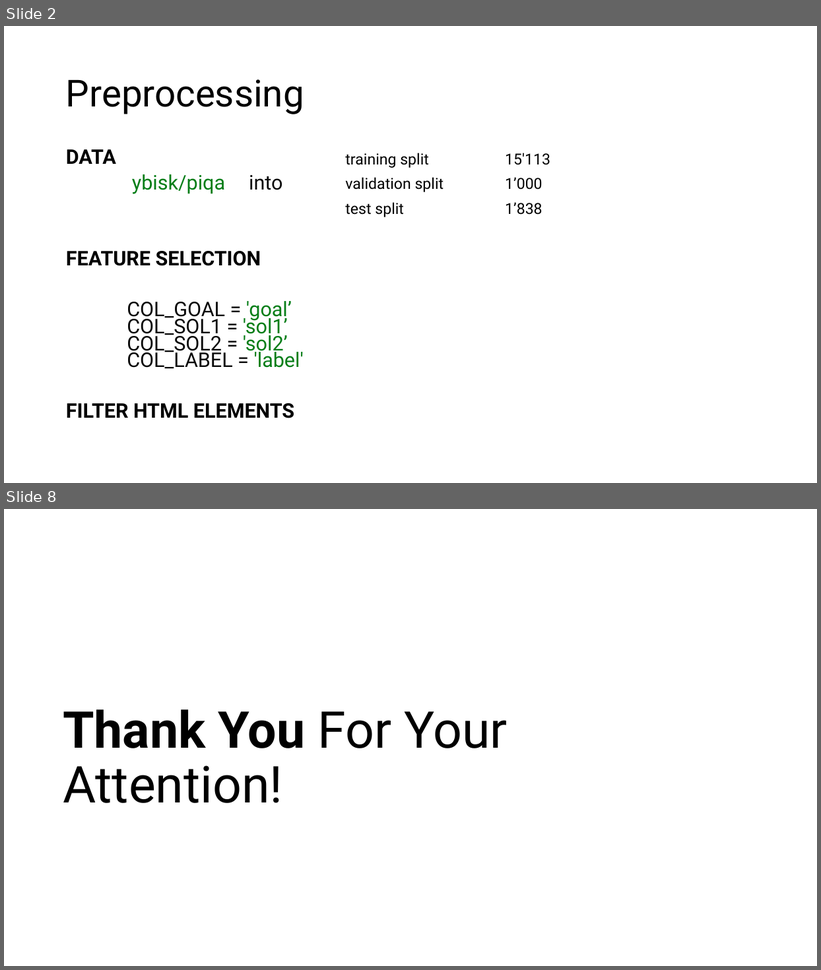
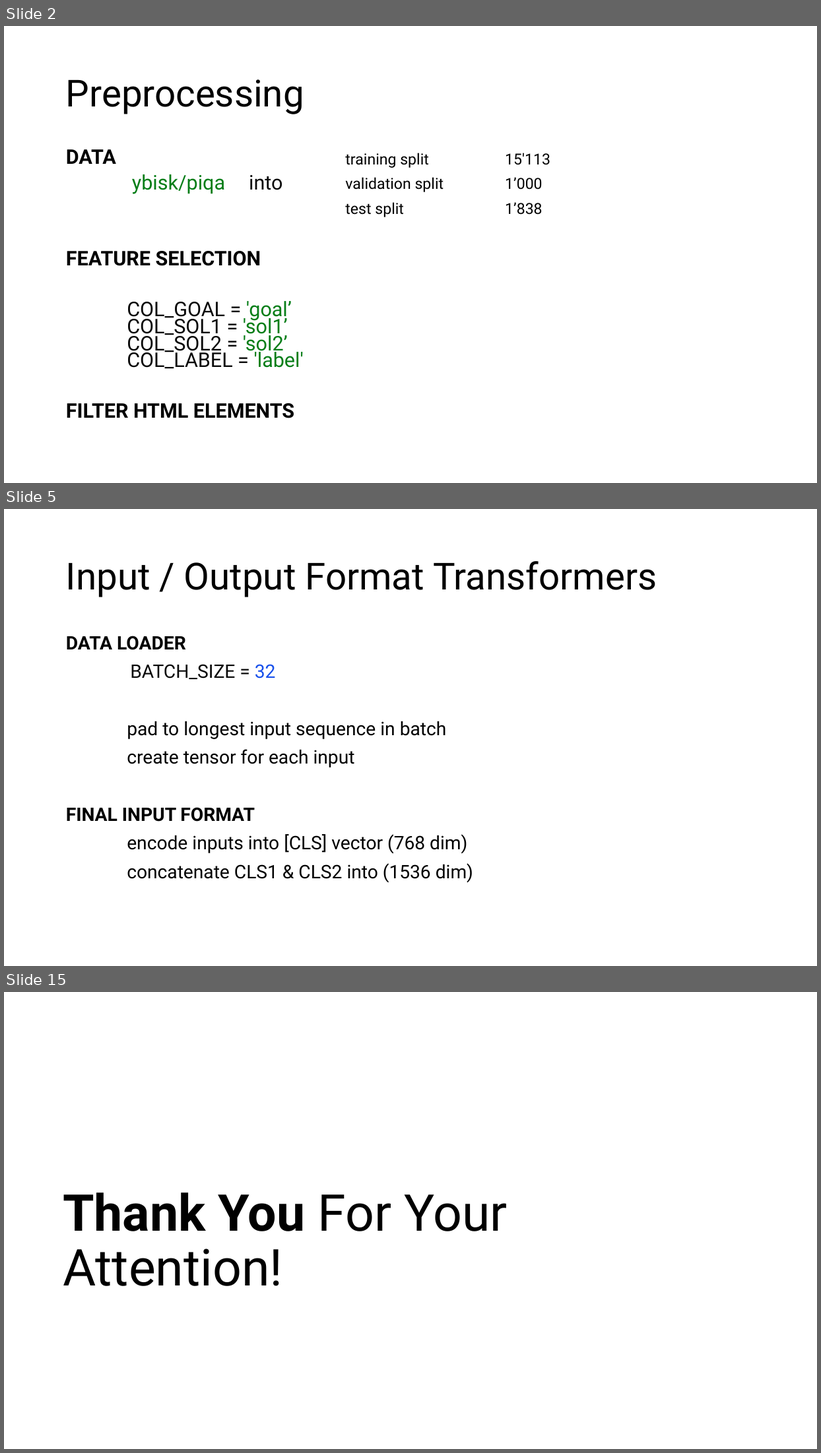
Before and after one commit to saegii/nlp, a slide deck: projects/slides/nlp-project2-presentation.pptx. Shown one above the other, each under a label of ours: slides 2 and 8 before the commit, slides 2, 5 and 15 after it; the slides between them are not shown. The pictures are 821x970 and 821x1453 pixels, drawn with LibreOffice and Linux fonts; fonts in the diff are those of the drawing. Boxes give left, top, right and bottom in pixels: in the first picture for what was removed or moved away, otherwise in the second. Text is boxed around its words. In the diff, an @@ line names an element or a change of style, - is before the commit and + after.

Commit message:
finalize project 2 presentation

```diff
--- a/projects/slides/nlp-project2-presentation.pptx
+++ b/projects/slides/nlp-project2-presentation.pptx
@@ slide 5 added at box(4, 509, 817, 966), background #FFFFFF @@
@@ title added at box(66, 561, 657, 597), 44 pt, text #000000 @@
+Input / Output Format Transformers
@@ text added at box(66, 636, 473, 883), 22 pt, text #000000 @@
+DATA LOADER
+BATCH_SIZE = 32
+pad to longest input sequence in batch
+create tensor for each input
+FINAL INPUT FORMAT
+encode inputs into [CLS] vector (768 dim)
+concatenate CLS1 & CLS2 into (1536 dim)
@@ what was slide 8 is now slide 15 @@
```
Also in this commit, not shown: 3 slides changed, 9 other slides added, 3 slides removed, 1 other file.
